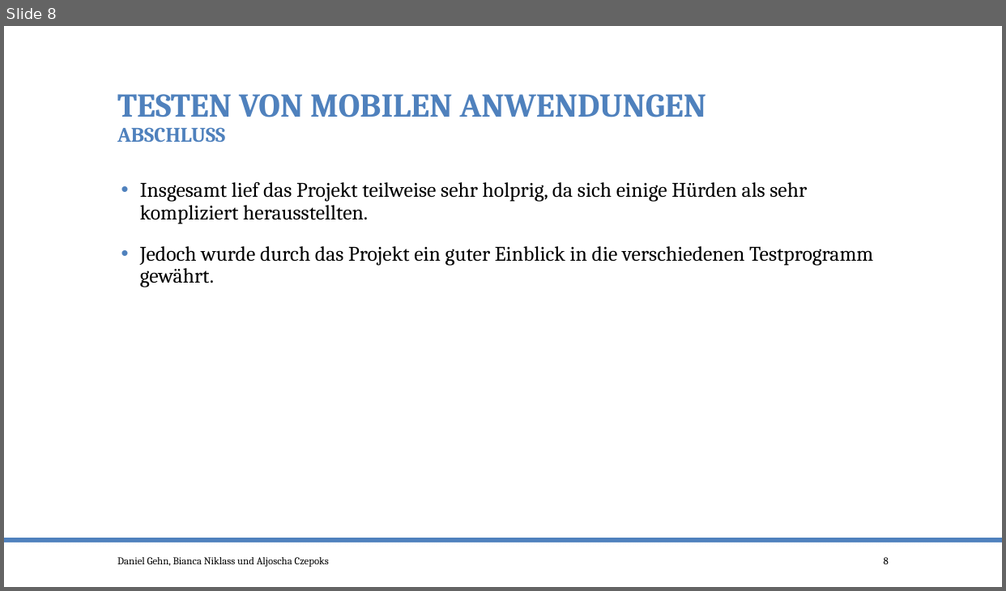
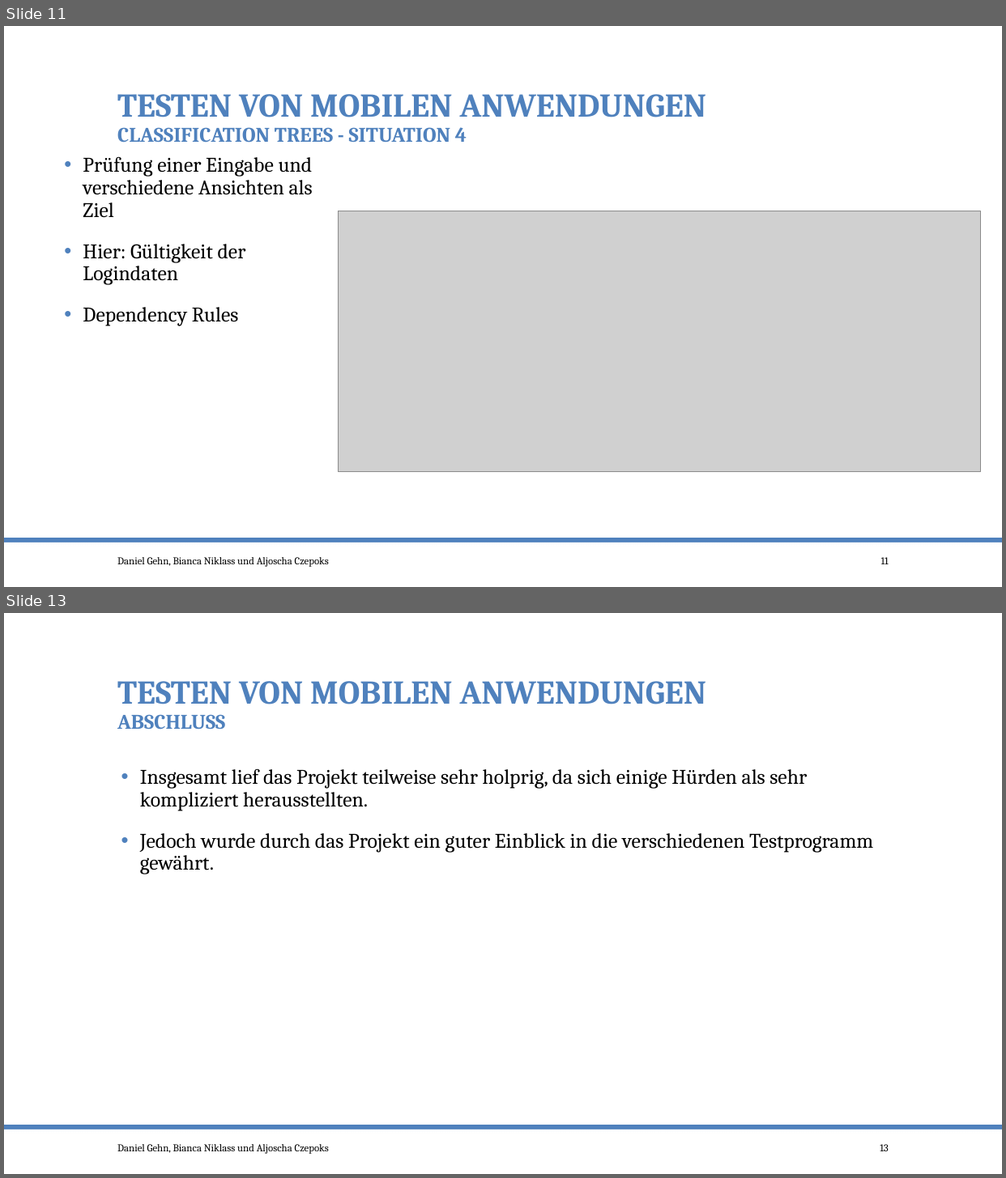
Before and after one commit to po-test-ws-2015/test-cycle, a slide deck: TestenMileStone3.pptx. Shown one above the other, each under a label of ours: slide 8 before the commit, slides 11 and 13 after it; the slides between them are not shown. The pictures are 1006x591 and 1006x1178 pixels, drawn with LibreOffice and Linux fonts; fonts in the diff are those of the drawing; grey boxes stand for pictures. Boxes give left, top, right and bottom in pixels: in the first picture for what was removed or moved away, otherwise in the second. Text is boxed around its words. In the diff, an @@ line names an element or a change of style, - is before the commit and + after.

```diff
--- a/TestenMileStone3.pptx
+++ b/TestenMileStone3.pptx
@@ slide 11 added at bbox=[4, 26, 1002, 587], background #FFFFFF; not listed: 2 template elements that a slide beside it also shows @@
@@ title added at bbox=[117, 94, 706, 143], 20 pt, text #4F81BD, bold @@
+TESTEN VON MOBILEN ANWENDUNGEN
+CLASSIFICATION TREES - SITUATION 4
@@ text added at bbox=[83, 156, 313, 327], 20 pt, text #000000 @@
+• Prüfung einer Eingabe und verschiedene Ansichten als Ziel
+• Hier: Gültigkeit der Logindaten
+• Dependency Rules
@@ picture added at bbox=[338, 211, 980, 472] @@
@@ text added at bbox=[117, 557, 329, 567], 10 pt, text #000000 @@
+Daniel Gehn, Bianca Niklass und Aljoscha Czepoks
@@ page number added at bbox=[881, 557, 889, 565], 10 pt, text #000000 @@
+11
@@ what was slide 8 is now slide 13 @@
@@ page number at bbox=[880, 1144, 889, 1152]: text changed @@
-8
+13
```
Also in this commit, not shown: 1 slide changed, 4 other slides added.
